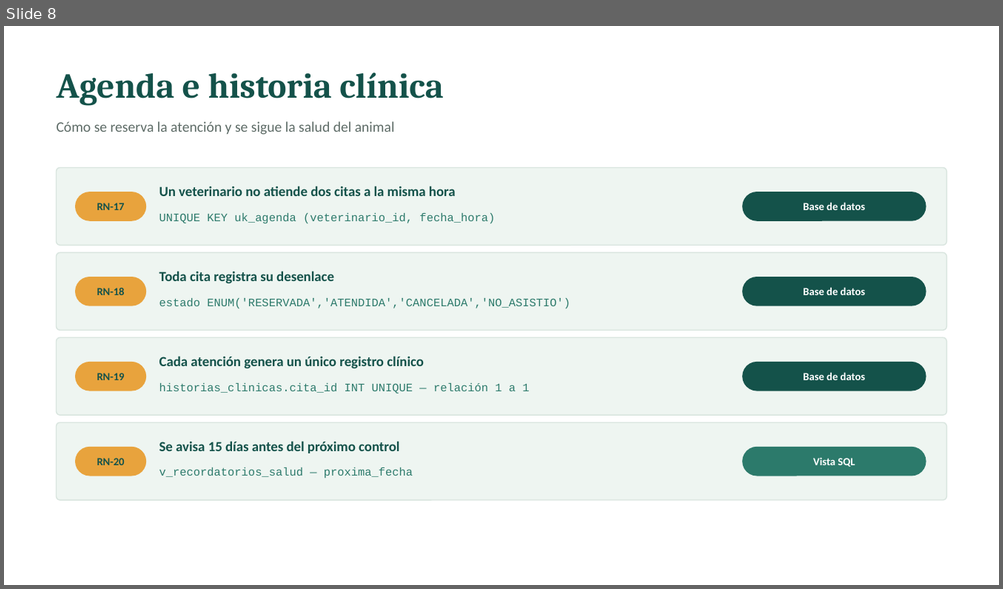
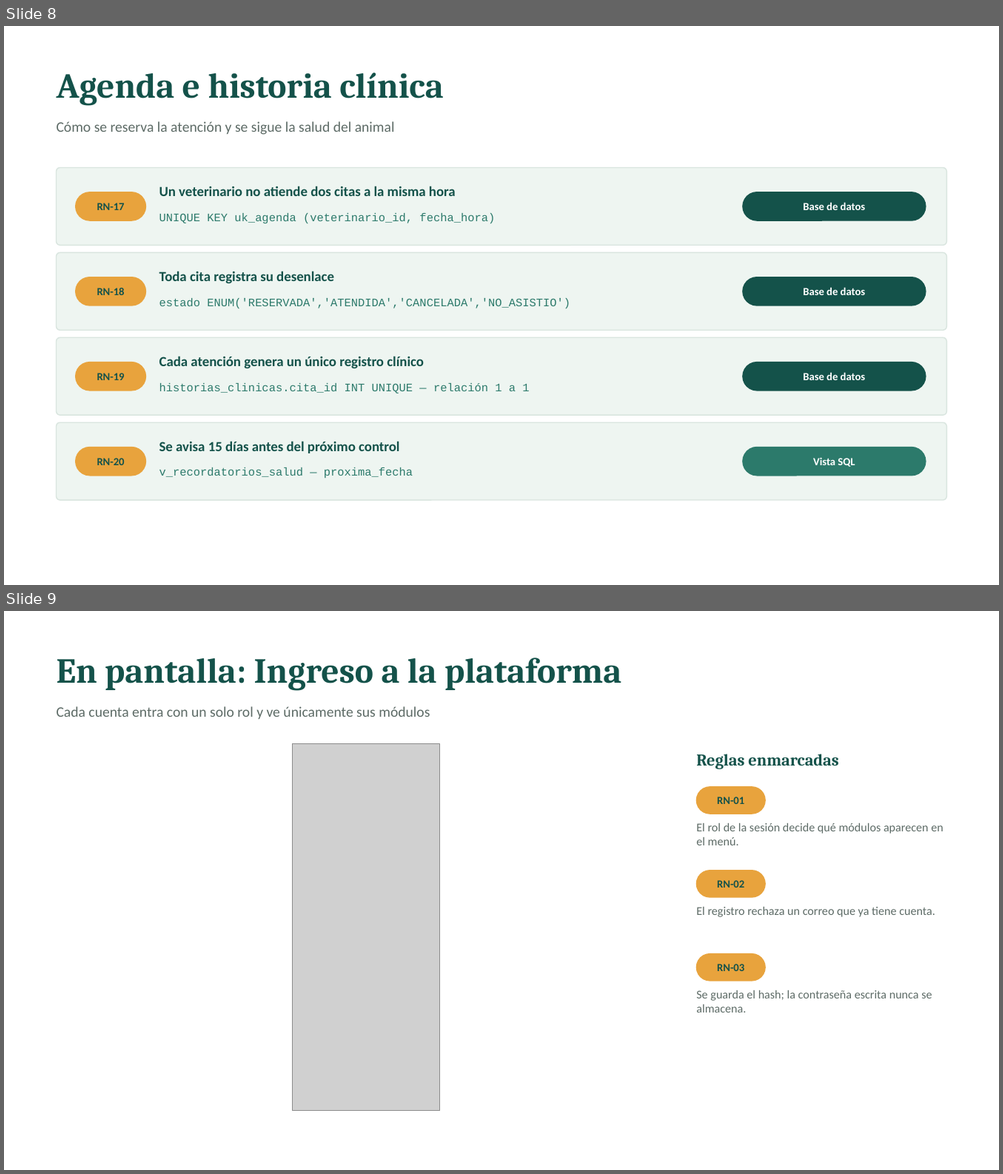
Before and after one commit to BrahamsCode/VetPetSurco, a slide deck: docs/presentacion/ReglasDeNegocio_VetPetConnect.pptx. Shown one above the other, each under a label of ours: slide 8 before the commit, slides 8 and 9 after it. The pictures are 1003x589 and 1003x1174 pixels, drawn with LibreOffice and Linux fonts; fonts in the diff are those of the drawing; grey boxes stand for pictures. Boxes give left, top, right and bottom in pixels: in the first picture for what was removed or moved away, otherwise in the second. Text is boxed around its words. In the diff, an @@ line names an element or a change of style, - is before the commit and + after.

```diff
--- a/docs/presentacion/ReglasDeNegocio_VetPetConnect.pptx
+++ b/docs/presentacion/ReglasDeNegocio_VetPetConnect.pptx
@@ slide 9 added at box(4, 611, 999, 1170), background #FFFFFF @@
@@ text added at box(57, 658, 621, 691), 34 pt, text #14524A, bold @@
+En pantalla: Ingreso a la plataforma
@@ text added at box(57, 706, 430, 719), 14 pt, text #5D6B66 @@
+Cada cuenta entra con un solo rol y ve únicamente sus módulos
@@ picture added at box(292, 743, 440, 1111) @@
@@ text added at box(696, 754, 838, 769), 16 pt, text #14524A, bold @@
+Reglas enmarcadas
@@ rounded rectangle added at box(697, 787, 765, 814), fill #E8A33D, outline #E8A33D 1 pt @@
@@ text added at box(717, 797, 744, 804), 10.5 pt, text #14524A, bold @@
+RN-01
@@ text added at box(696, 823, 942, 846), 11.5 pt, text #5D6B66 @@
+El rol de la sesión decide qué módulos aparecen en el menú.
@@ rounded rectangle added at box(697, 871, 765, 897), fill #E8A33D, outline #E8A33D 1 pt @@
@@ text added at box(717, 880, 744, 888), 10.5 pt, text #14524A, bold @@
+RN-02
@@ text added at box(696, 907, 935, 917), 11.5 pt, text #5D6B66 @@
+El registro rechaza un correo que ya tiene cuenta.
@@ rounded rectangle added at box(697, 954, 765, 981), fill #E8A33D, outline #E8A33D 1 pt @@
@@ text added at box(717, 964, 744, 971), 10.5 pt, text #14524A, bold @@
+RN-03
@@ text added at box(696, 991, 931, 1013), 11.5 pt, text #5D6B66 @@
+Se guarda el hash; la contraseña escrita nunca se almacena.
```
Also in this commit, not shown: 1 slide changed, 6 other slides added, 38 other files.
